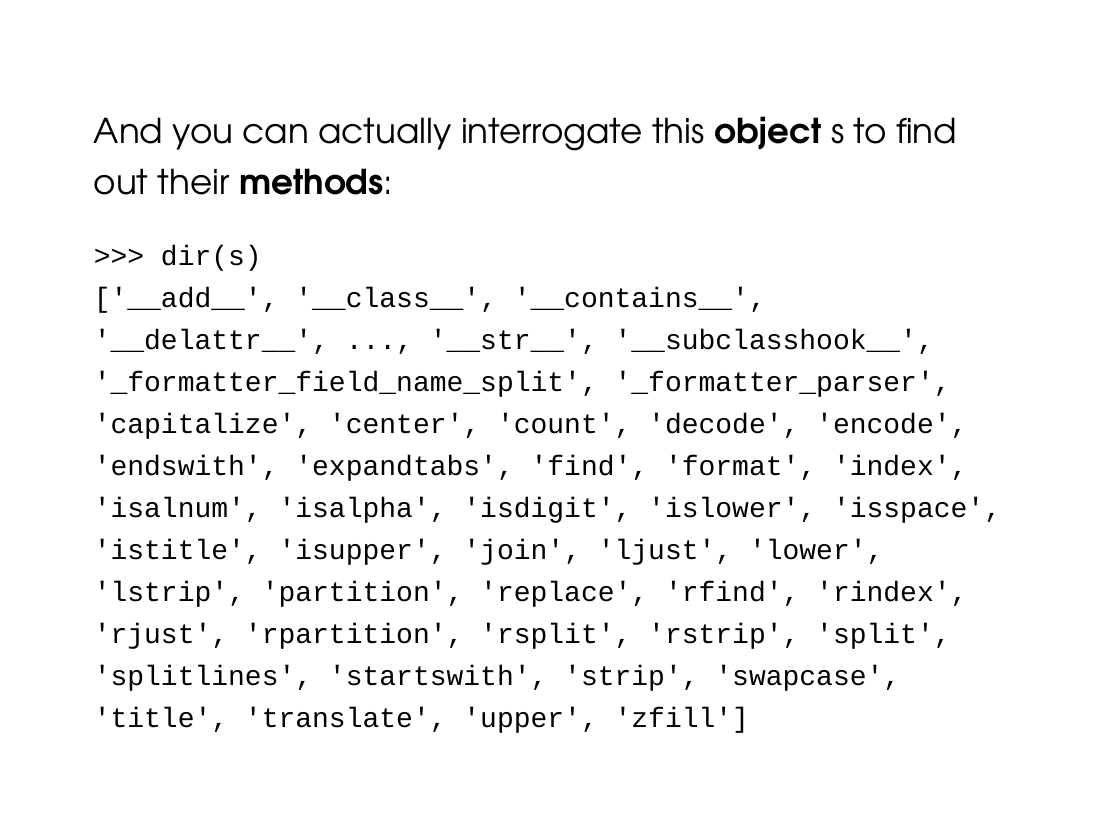
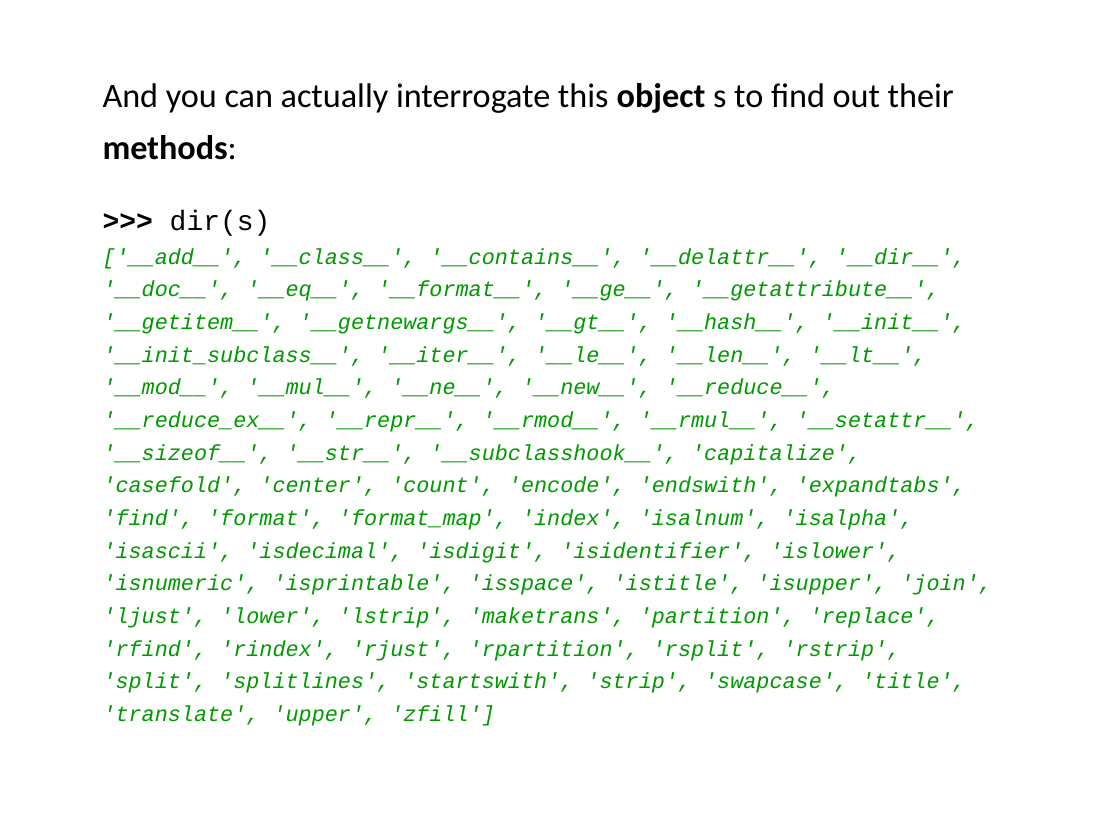
Before and after one commit to ncasuk/ncas-isc, a slide deck: slide 3 of python/presentations/learning_python/22_ceda-oop.ppt. Drawn at 1120x840 pixels with LibreOffice and Linux fonts; fonts in the diff are those of the drawing; background and template pictures are left out. Boxes give left, top, right and bottom in pixels: in the first picture for what was removed or moved away, otherwise in the second. Text is boxed around its words. In the diff, an @@ line names an element or a change of style, - is before the commit and + after.

Commit message:
Updated and checked learning_python21-24, also updated formatting of shell excercises

```diff
--- a/python/presentations/learning_python/22_ceda-oop.ppt
+++ b/python/presentations/learning_python/22_ceda-oop.ppt
@@ text "And you can actually interrogate ...": place and size @@
-text "And you can actually interrogate ..." at [94,116,1001,733]
+text "And you can actually interrogate ..." at [103,83,992,726]
@@ text at [103,83,954,236]: font TeX Gyre Adventor to Calibri in "And you can actually interrogate this object ..."; bold on in ">>>" @@
@@ text at [103,248,992,726]: text changed; size 18 to 14 pt; text colour #000000 to #009900; italic on @@
-['__add__', '__class__', '__contains__', '__delattr__', ..., '__str__', '__subclasshook__', '_formatter_field_name_split', '_formatter_parser', 'capitalize', 'center', 'count', 'decode', 'encode', 'endswith', 'expandtabs', 'find', 'format', 'index',
-'isalnum', 'isalpha', 'isdigit', 'islower', 'isspace', 'istitle', 'isupper', 'join', 'ljust', 'lower', 'lstrip', 'partition', 'replace', 'rfind', 'rindex',
-'rjust', 'rpartition', 'rsplit', 'rstrip', 'split', 'splitlines', 'startswith', 'strip', 'swapcase', 'title', 'translate', 'upper', 'zfill']
+['__add__', '__class__', '__contains__', '__delattr__', '__dir__', '__doc__', '__eq__', '__format__', '__ge__', '__getattribute__', '__getitem__', '__getnewargs__', '__gt__', '__hash__', '__init__', '__init_subclass__', '__iter__', '__le__', '__len__', '__lt__', '__mod__', '__mul__', '__ne__', '__new__', '__reduce__', '__reduce_ex__', '__repr__', '__rmod__', '__rmul__', '__setattr__', '__sizeof__', '__str__', '__subclasshook__', 'capitalize', 'casefold', 'center', 'count', 'encode', 'endswith', 'expandtabs', 'find', 'format', 'format_map', 'index', 'isalnum', 'isalpha', 'isascii', 'isdecimal', 'isdigit', 'isidentifier', 'islower', 'isnumeric', 'isprintable', 'isspace', 'istitle', 'isupper', 'join', 'ljust', 'lower', 'lstrip', 'maketrans', 'partition', 'replace', 'rfind', 'rindex', 'rjust', 'rpartition', 'rsplit', 'rstrip', 'split', 'splitlines', 'startswith', 'strip', 'swapcase', 'title', 'translate', 'upper', 'zfill']
```
Also in this commit, not shown: 13 other slides changed, 4 other files.
